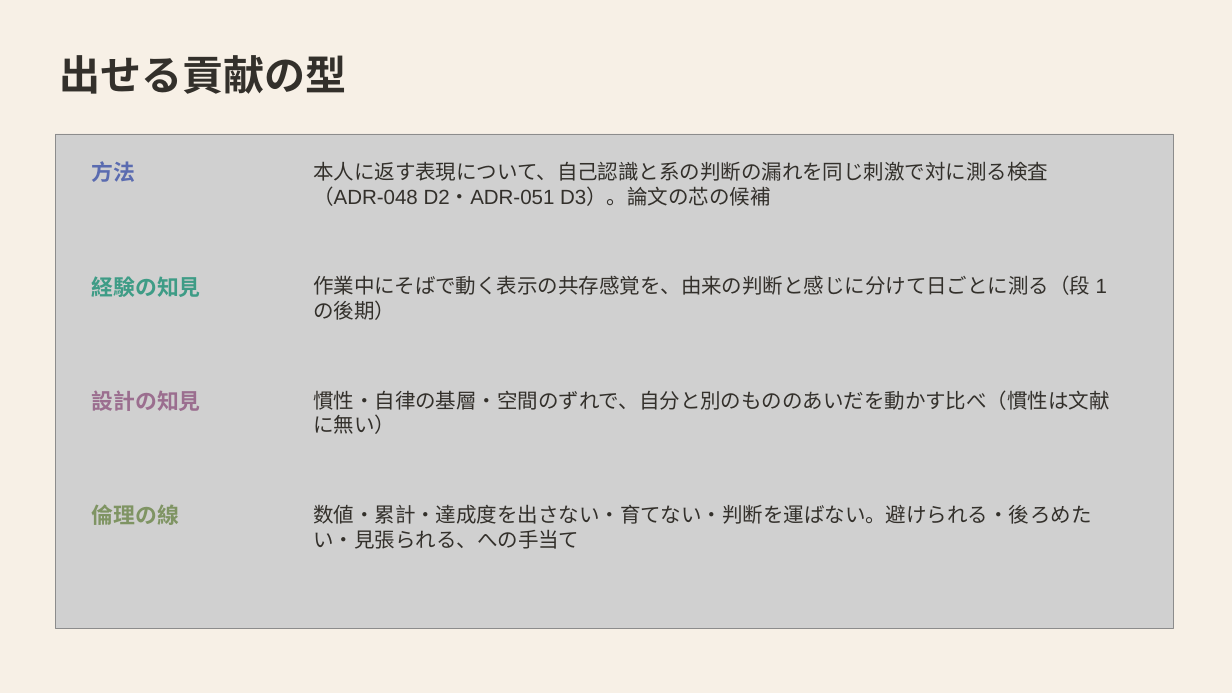
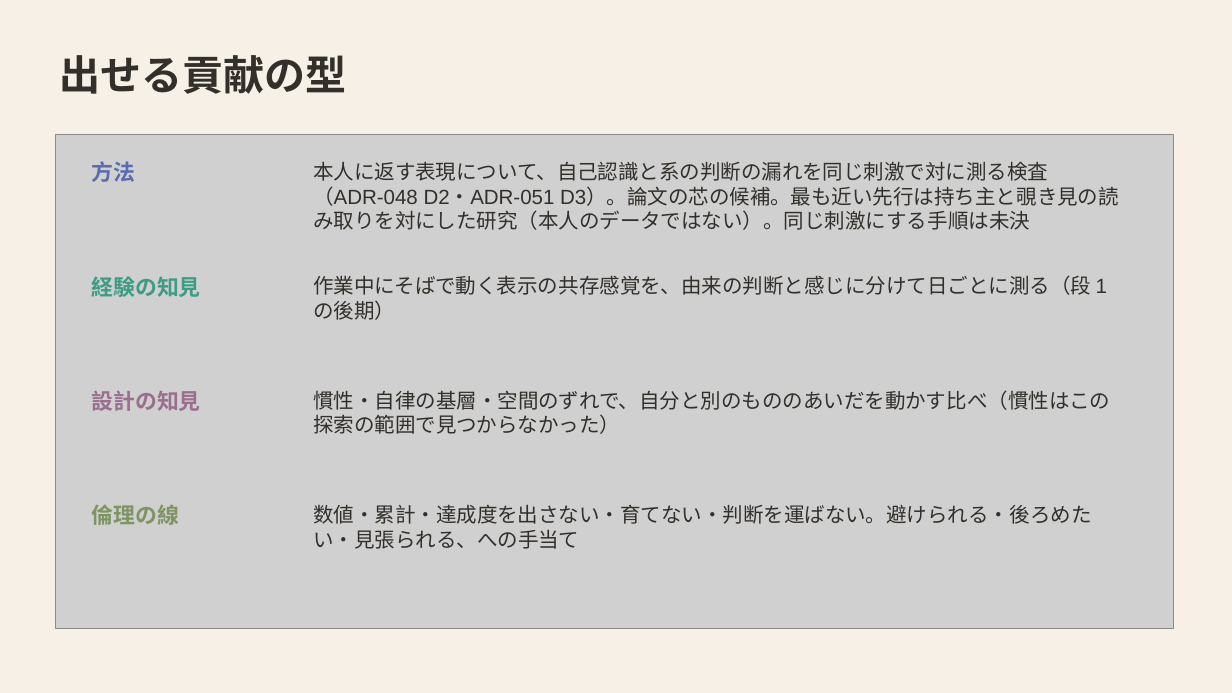
Before and after one commit to mikotomiura/GSE-prototype, a slide deck: slide 21 of docs/slides/project-overview/GSE_handmark_design.pptx. Drawn at 1232x693 pixels with LibreOffice and Linux fonts; fonts in the diff are those of the drawing; grey boxes stand for pictures. Boxes give left, top, right and bottom in pixels: in the first picture for what was removed or moved away, otherwise in the second. Text is boxed around its words. In the diff, an @@ line names an element or a change of style, - is before the commit and + after.

```diff
--- a/docs/slides/project-overview/GSE_handmark_design.pptx
+++ b/docs/slides/project-overview/GSE_handmark_design.pptx
@@ text at <box>313,162,1119,230</box>: text changed @@
-本人に返す表現について、自己認識と系の判断の漏れを同じ刺激で対に測る検査（ADR-048 D2・ADR-051 D3）。論文の芯の候補
+本人に返す表現について、自己認識と系の判断の漏れを同じ刺激で対に測る検査（ADR-048 D2・ADR-051 D3）。論文の芯の候補。最も近い先行は持ち主と覗き見の読み取りを対にした研究（本人のデータではない）。同じ刺激にする手順は未決
@@ text at <box>313,390,1110,434</box>: text changed @@
-慣性・自律の基層・空間のずれで、自分と別のもののあいだを動かす比べ（慣性は文献に無い）
+慣性・自律の基層・空間のずれで、自分と別のもののあいだを動かす比べ（慣性はこの探索の範囲で見つからなかった）
```
Also in this commit, not shown: 5 other slides changed, 7 other files.
